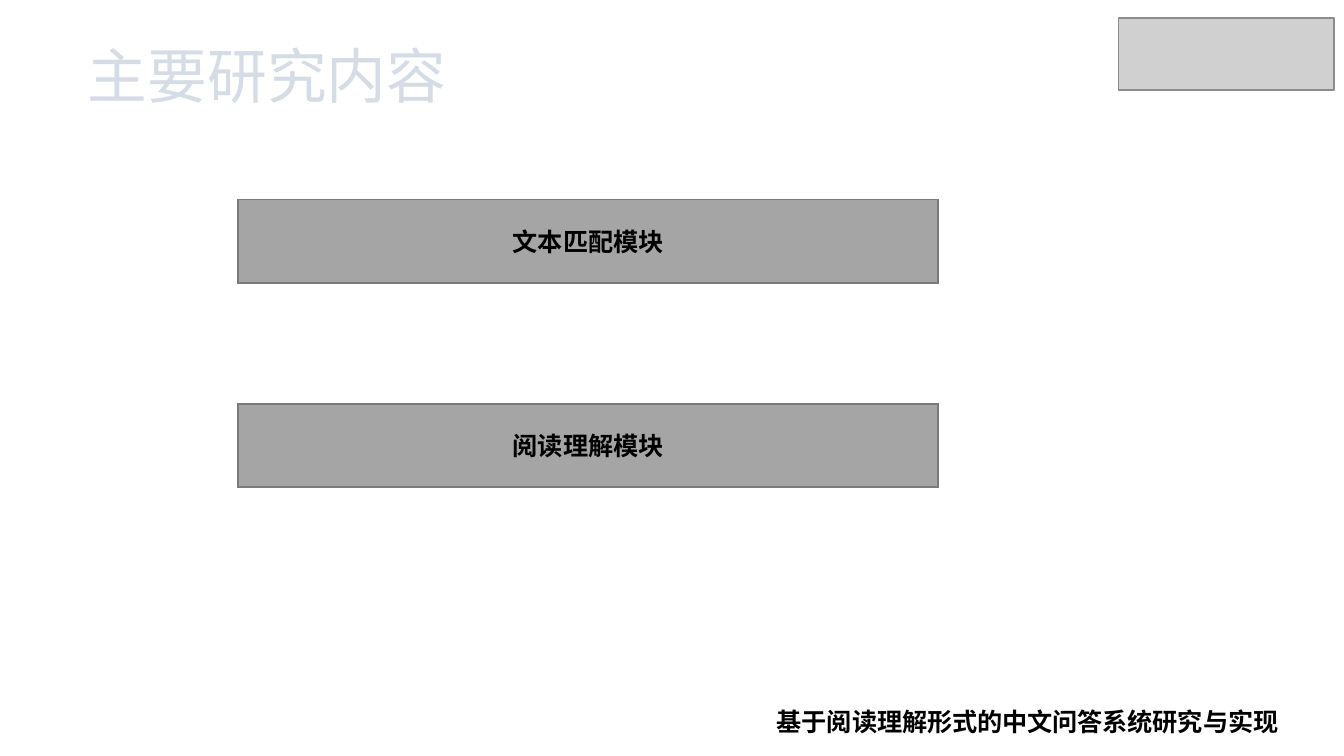
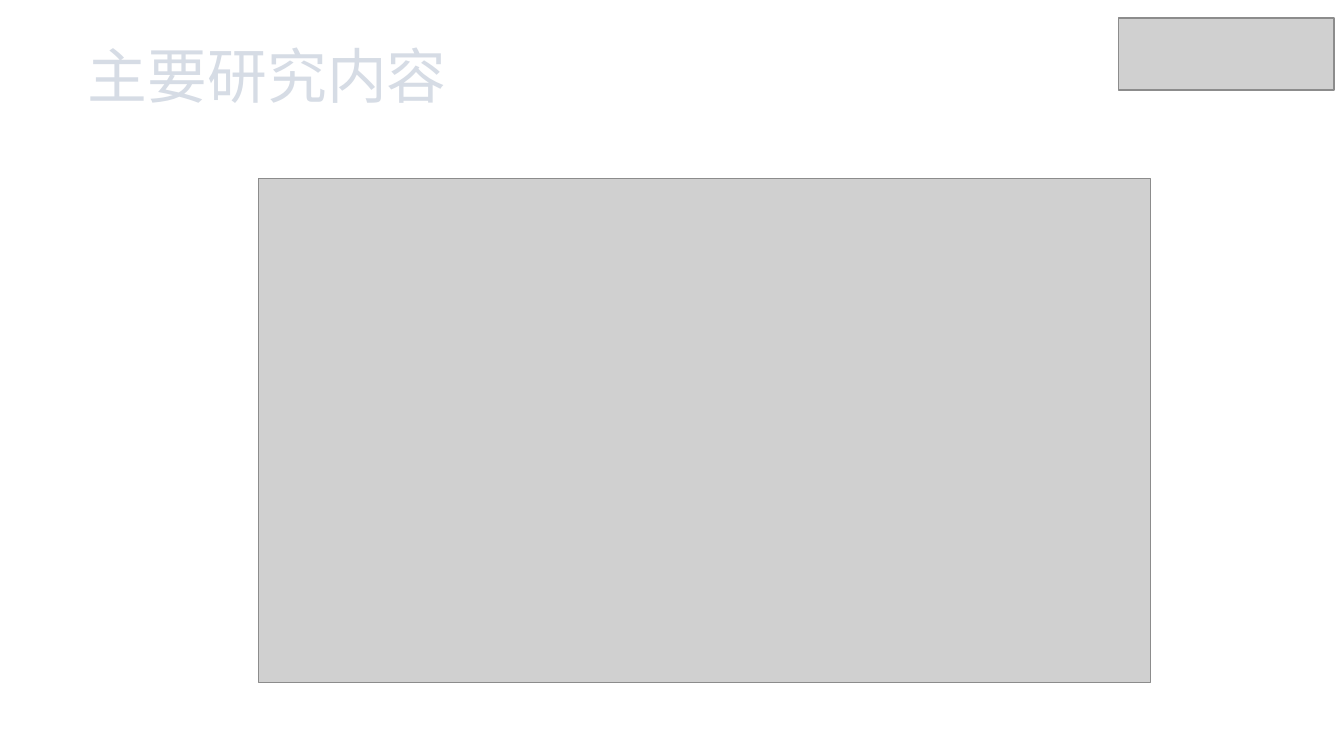
Before and after one commit to xhsun1997/ChineseMRC, a slide deck: slide 9 of 孙相会.pptx. Drawn at 1344x756 pixels with LibreOffice and Linux fonts; fonts in the diff are those of the drawing; grey boxes stand for pictures. Boxes give left, top, right and bottom in pixels: in the first picture for what was removed or moved away, otherwise in the second. Text is boxed around its words. In the diff, an @@ line names an element or a change of style, - is before the commit and + after.

```diff
--- a/孙相会.pptx
+++ b/孙相会.pptx
@@ picture added at (259,179,1150,683) @@
@@ rectangle removed at (238,199,938,282) @@
-文本匹配模块
@@ rectangle removed at (238,403,938,487) @@
-阅读理解模块
@@ text removed at (777,709,1278,734) @@
-基于阅读理解形式的中文问答系统研究与实现
```
Also in this commit, not shown: 9 other slides changed, 2 slides added, 3 slides removed, 5 other files.
